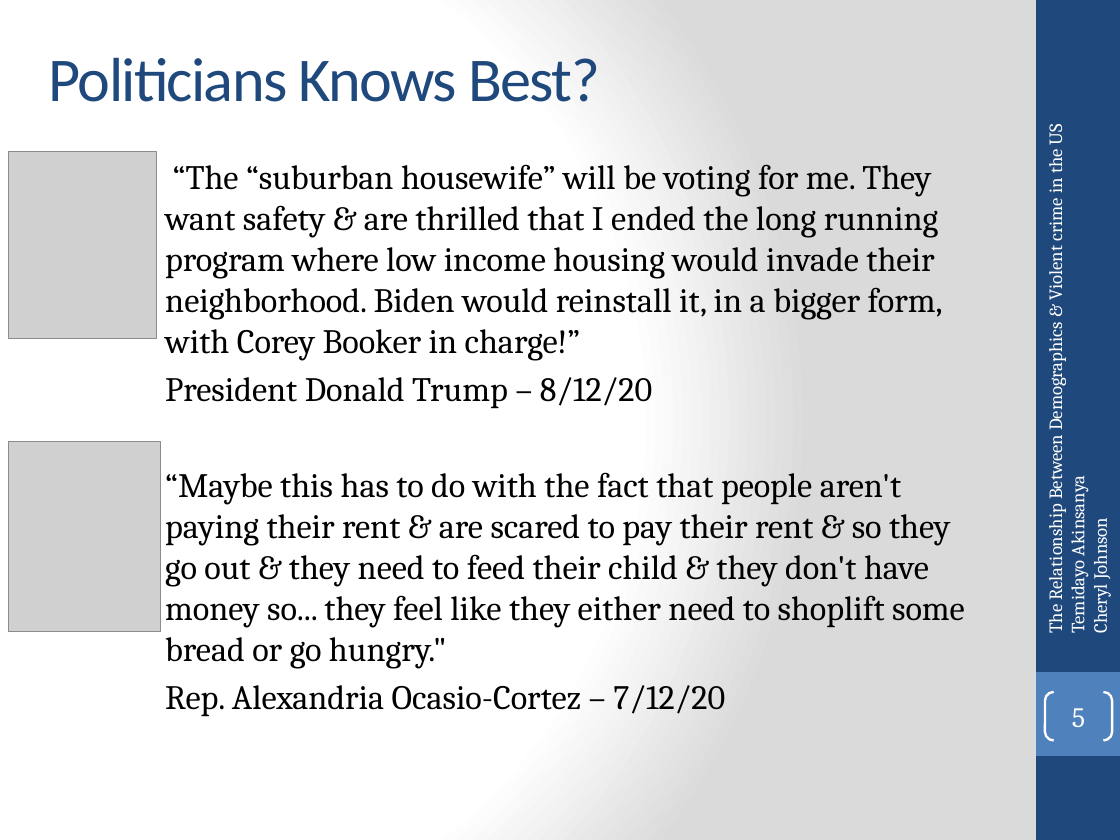
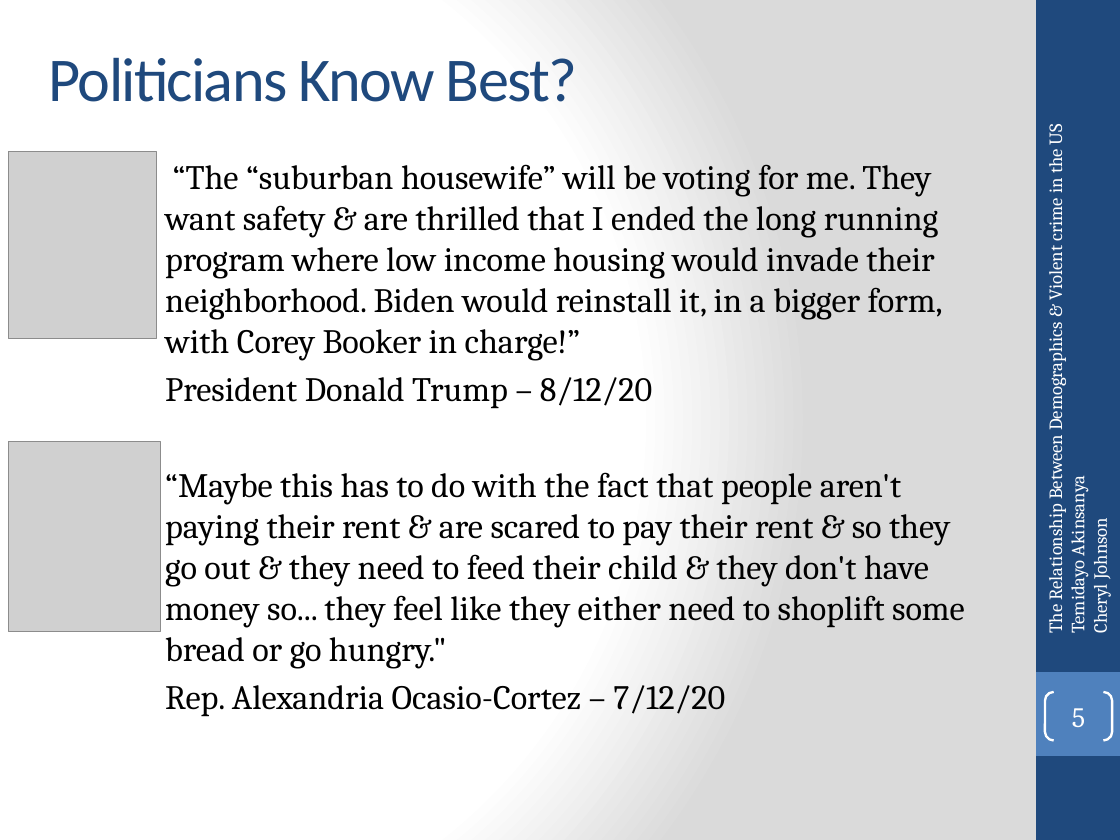
Before and after one commit to temidayo1234/National_ViolentCrime_Analysis, a slide deck: slide 5 of Data Analytics Bootcamp Project 1.pptx. Drawn at 1120x840 pixels with LibreOffice and Linux fonts; fonts in the diff are those of the drawing; grey boxes stand for pictures. Boxes give left, top, right and bottom in pixels: in the first picture for what was removed or moved away, otherwise in the second. Text is boxed around its words. In the diff, an @@ line names an element or a change of style, - is before the commit and + after.

```diff
--- a/Data Analytics Bootcamp Project 1.pptx
+++ b/Data Analytics Bootcamp Project 1.pptx
@@ title at (49, 57, 578, 102): text changed @@
-Politicians Knows Best?
+Politicians Know Best?
```
Also in this commit, not shown: 1 other slide changed.
